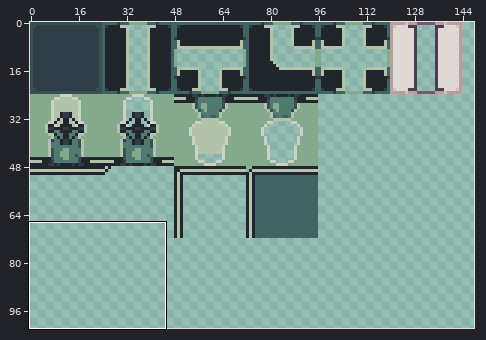
Two states of a sprite sheet, game/images/tilesheet_v1.1.png. The picture above shows the old version from afar; the outline marks the close-up.
Close-up. Before the commit:
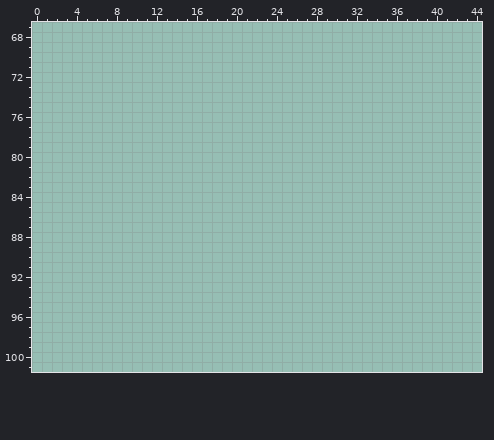
The file is 240x120 pixels. Shown: x 0..44, y 67..101. The wide view leaves out empty margins.
The same view after the edit:
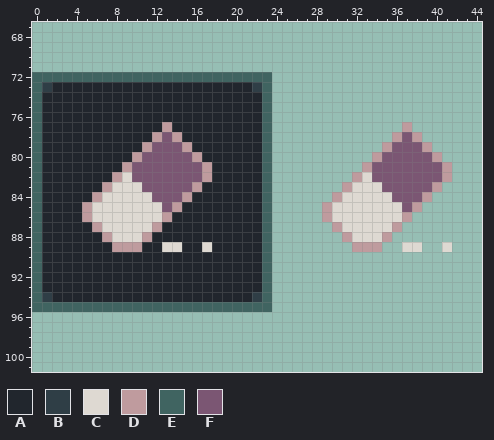
Palette (. is transparent): A #21262d  B #2f3e46  C #ded9d2  D #bf9b9e  E #406461  F #7b5673
Diff:
{"y":72,"x":0,"old":"........................","new":"EEEEEEEEEEEEEEEEEEEEEEEE"}
{"y":73,"x":0,"old":"........................","new":"EBAAAAAAAAAAAAAAAAAAAABE"}
{"y":74,"x":0,"old":"........................","new":"EAAAAAAAAAAAAAAAAAAAAAAE"}
{"y":75,"x":0,"old":"........................","new":"EAAAAAAAAAAAAAAAAAAAAAAE"}
{"y":76,"x":0,"old":"........................","new":"EAAAAAAAAAAAAAAAAAAAAAAE"}
{"y":77,"x":0,"old":"........................","new":"EAAAAAAAAAAAADAAAAAAAAAE"}
{"y":77,"x":37,"old":".","new":"D"}
{"y":78,"x":0,"old":"........................","new":"EAAAAAAAAAAADFDAAAAAAAAE"}
{"y":78,"x":36,"old":"...","new":"DFD"}
{"y":79,"x":0,"old":"........................","new":"EAAAAAAAAAADFFFDAAAAAAAE"}
{"y":79,"x":35,"old":".....","new":"DFFFD"}
{"y":80,"x":0,"old":"........................","new":"EAAAAAAAAADFFFFFDAAAAAAE"}
{"y":80,"x":34,"old":".......","new":"DFFFFFD"}
{"y":81,"x":0,"old":"........................","new":"EAAAAAAAADFFFFFFFDAAAAAE"}
{"y":81,"x":33,"old":".........","new":"DFFFFFFFD"}
{"y":82,"x":0,"old":"........................","new":"EAAAAAAADCFFFFFFFDAAAAAE"}
{"y":82,"x":32,"old":"..........","new":"DCFFFFFFFD"}
{"y":83,"x":0,"old":"........................","new":"EAAAAAADCCCFFFFFDAAAAAAE"}
{"y":83,"x":31,"old":"..........","new":"DCCCFFFFFD"}
{"y":84,"x":0,"old":"........................","new":"EAAAAADCCCCCFFFDAAAAAAAE"}
{"y":84,"x":30,"old":"..........","new":"DCCCCCFFFD"}
{"y":85,"x":0,"old":"........................","new":"EAAAADCCCCCCCFDAAAAAAAAE"}
{"y":85,"x":29,"old":"..........","new":"DCCCCCCCFD"}
{"y":86,"x":0,"old":"........................","new":"EAAAADCCCCCCCDAAAAAAAAAE"}
{"y":86,"x":29,"old":".........","new":"DCCCCCCCD"}
{"y":87,"x":0,"old":"........................","new":"EAAAAADCCCCCDAAAAAAAAAAE"}
{"y":87,"x":30,"old":".......","new":"DCCCCCD"}
{"y":88,"x":0,"old":"........................","new":"EAAAAAADCCCDAAAAAAAAAAAE"}
{"y":88,"x":31,"old":".....","new":"DCCCD"}
{"y":89,"x":0,"old":"........................","new":"EAAAAAAADDDAACCAACAAAAAE"}
{"y":89,"x":32,"old":"...","new":"DDD"}
{"y":89,"x":37,"old":"..","new":"CC"}
{"y":89,"x":41,"old":".","new":"C"}
{"y":90,"x":0,"old":"........................","new":"EAAAAAAAAAAAAAAAAAAAAAAE"}
{"y":91,"x":0,"old":"........................","new":"EAAAAAAAAAAAAAAAAAAAAAAE"}
{"y":92,"x":0,"old":"........................","new":"EAAAAAAAAAAAAAAAAAAAAAAE"}
{"y":93,"x":0,"old":"........................","new":"EAAAAAAAAAAAAAAAAAAAAAAE"}
{"y":94,"x":0,"old":"........................","new":"EBAAAAAAAAAAAAAAAAAAAABE"}
{"y":95,"x":0,"old":"........................","new":"EEEEEEEEEEEEEEEEEEEEEEEE"}
